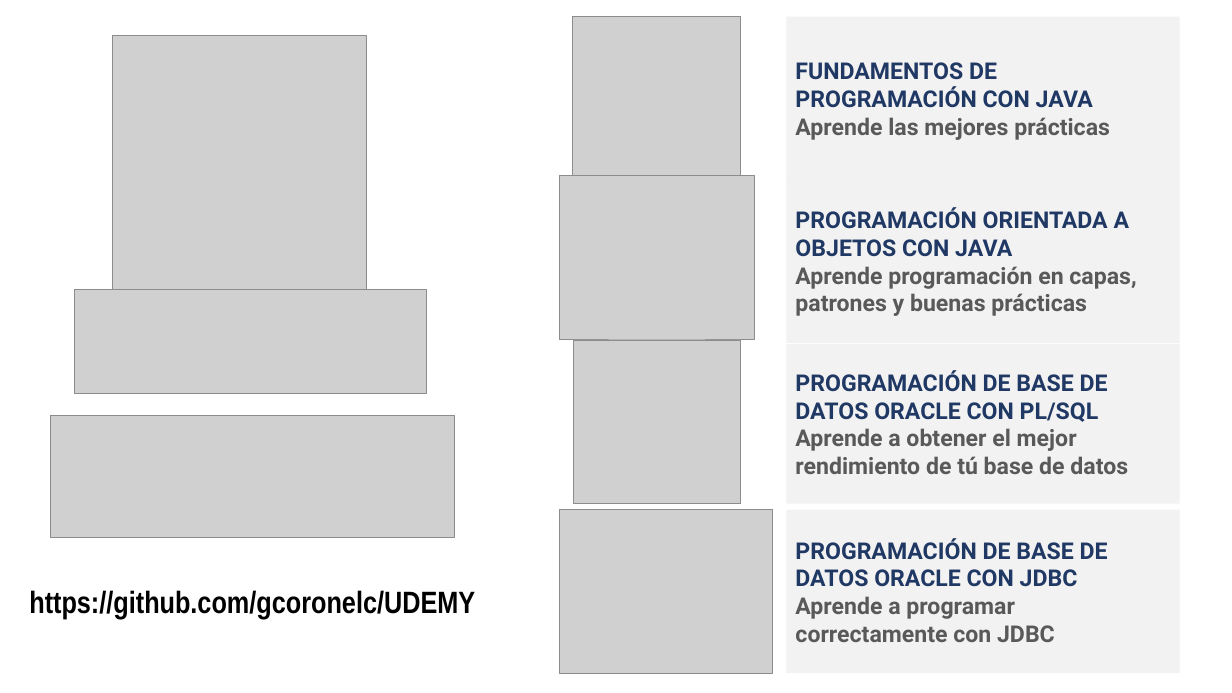
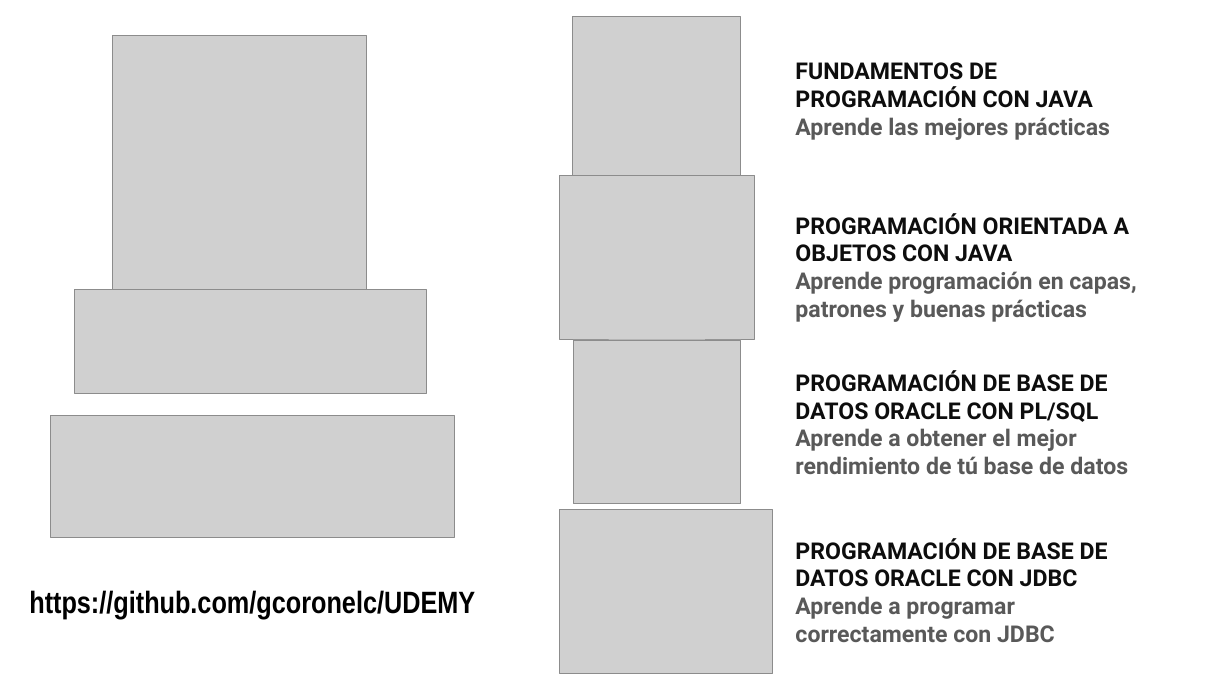
Before and after one commit to gcoronelc/UDEMY, a slide deck: slide 1 of img/Presentacion.pptx. Drawn at 1232x693 pixels with LibreOffice and Linux fonts; fonts in the diff are those of the drawing; grey boxes stand for pictures. Boxes give left, top, right and bottom in pixels: in the first picture for what was removed or moved away, otherwise in the second. Text is boxed around its words. In the diff, an @@ line names an element or a change of style, - is before the commit and + after.

```diff
--- a/img/Presentacion.pptx
+++ b/img/Presentacion.pptx
@@ text at [795, 62, 1093, 108]: text colour #203864 to #0D0D0D in "FUNDAMENTOS DE PROGRAMACIÓN CON JAVA" @@
@@ text at [795, 213, 1130, 262]: text colour #203864 to #0D0D0D in "PROGRAMACIÓN ORIENTADA A OBJETOS CON JAVA" @@
@@ text at [795, 370, 1108, 422]: text colour #203864 to #0D0D0D in "PROGRAMACIÓN DE BASE DE DATOS ORACLE CON ..." @@
@@ 3 texts: place and size @@
-3 texts at [787, 17, 1180, 673]
+3 texts at [795, 62, 1128, 642]
@@ fill #F2F2F2 to none in 3 elements at [795, 62, 1110, 140], [795, 370, 1128, 474], [795, 538, 1108, 642] @@
@@ text at [795, 538, 1108, 587]: text colour #203864 to #0D0D0D in "PROGRAMACIÓN DE BASE DE DATOS ORACLE CON ..." @@
```
Also in this commit, not shown: 1 slide added, 1 other file.
